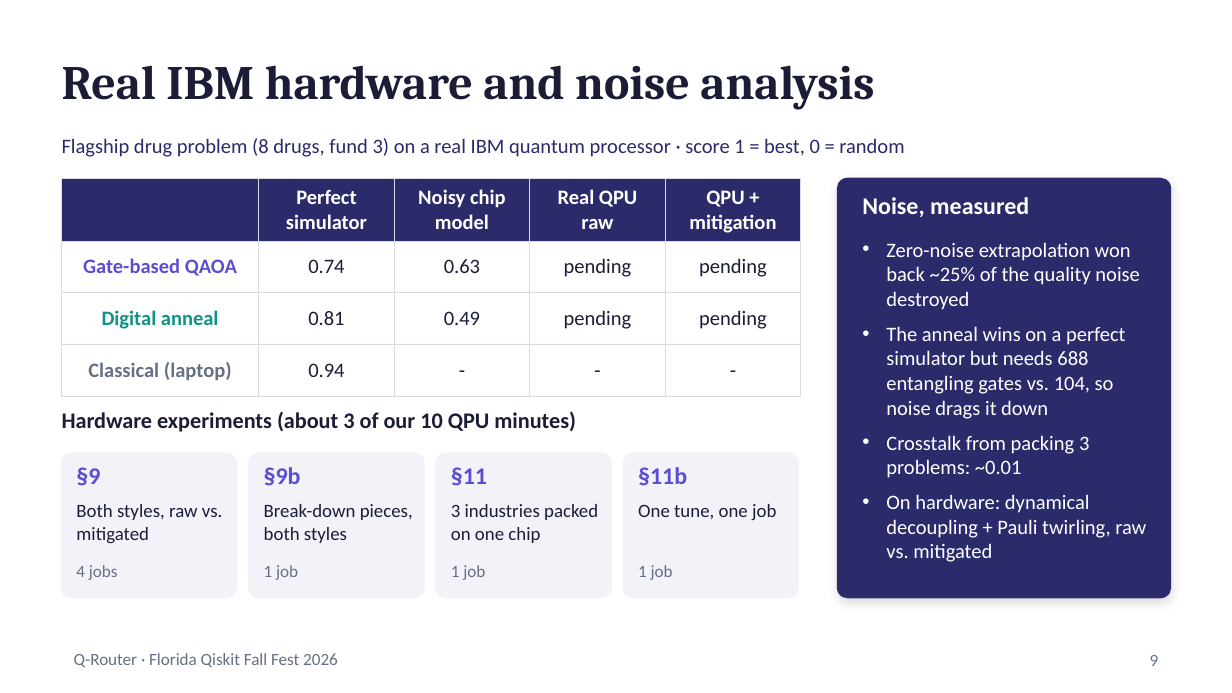
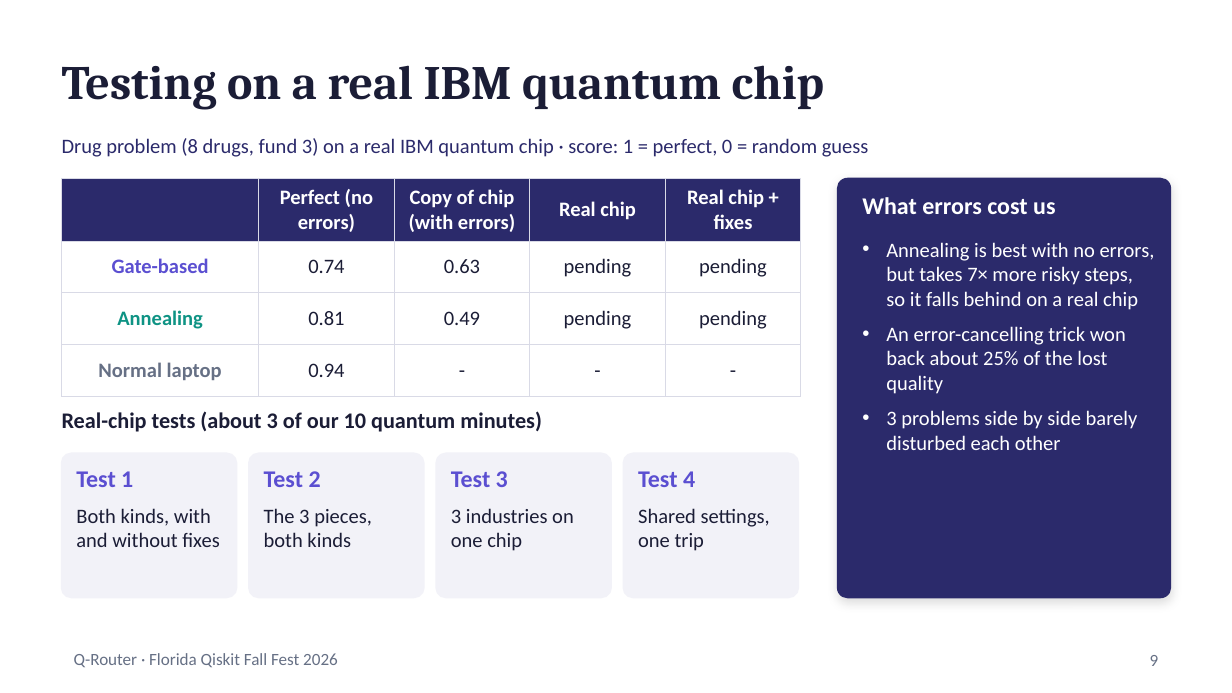
Before and after one commit to gurramn2025-cloud/q-router, a slide deck: slide 9 of slides/Q-Router_slides.pptx. Drawn at 1232x693 pixels with LibreOffice and Linux fonts; fonts in the diff are those of the drawing. Boxes give left, top, right and bottom in pixels: in the first picture for what was removed or moved away, otherwise in the second. Text is boxed around its words. In the diff, an @@ line names an element or a change of style, - is before the commit and + after.

```diff
--- a/slides/Q-Router_slides.pptx
+++ b/slides/Q-Router_slides.pptx
@@ title at [62, 65, 824, 109]: text changed @@
-Real IBM hardware and noise analysis
+Testing on a real IBM quantum chip
@@ text at [62, 138, 869, 157]: text changed @@
-Flagship drug problem (8 drugs, fund 3) on a real IBM quantum processor · score 1 = best, 0 = random
+Drug problem (8 drugs, fund 3) on a real IBM quantum chip · score: 1 = perfect, 0 = random guess
@@ table at [62, 179, 801, 384] @@
-row 1:  | Perfect simulator | Noisy chip model | Real QPU raw | QPU + mitigation
+row 1:  | Perfect (no errors) | Copy of chip (with errors) | Real chip | Real chip + fixes
-row 2, column 1: Gate-based QAOA
+row 2, column 1: Gate-based
-row 3, column 1: Digital anneal
+row 3, column 1: Annealing
-row 4, column 1: Classical (laptop)
+row 4, column 1: Normal laptop
@@ text at [862, 197, 1055, 214]: text changed @@
-Noise, measured
+What errors cost us
@@ text at [886, 242, 1155, 394]: text changed @@
-• Zero-noise extrapolation won back ~25% of the quality noise destroyed
-• The anneal wins on a perfect simulator but needs 688 entangling gates vs. 104, so noise drags it down
-• Crosstalk from packing 3 problems: ~0.01
-• On hardware: dynamical decoupling + Pauli twirling, raw vs. mitigated
+• Annealing is best with no errors, but takes 7× more risky steps, so it falls behind on a real chip
+• An error-cancelling trick won back about 25% of the lost quality
+• 3 problems side by side barely disturbed each other
@@ text at [62, 411, 542, 432]: text changed @@
-Hardware experiments (about 3 of our 10 QPU minutes)
+Real-chip tests (about 3 of our 10 quantum minutes)
@@ text removed at [76, 467, 100, 486] @@
-§9
@@ text added at [76, 471, 133, 487], 14 pt, text #5B4FD1, bold @@
+Test 1
@@ text removed at [264, 467, 301, 486] @@
-§9b
@@ text added at [264, 471, 321, 487], 14 pt, text #5B4FD1, bold @@
+Test 2
@@ text removed at [451, 467, 487, 486] @@
-§11
@@ text added at [451, 471, 508, 487], 14 pt, text #5B4FD1, bold @@
+Test 3
@@ text removed at [638, 467, 687, 486] @@
-§11b
@@ text added at [638, 471, 695, 487], 14 pt, text #5B4FD1, bold @@
+Test 4
@@ text removed at [76, 504, 223, 544] @@
-Both styles, raw vs. mitigated
@@ text added at [76, 508, 219, 547], 12 pt, text #1B1D36 @@
+Both kinds, with and without fixes
@@ text at [264, 508, 372, 547]: text changed; size 11 to 12 pt @@
-Break-down pieces, both styles
+The 3 pieces, both kinds
@@ text at [451, 508, 574, 551]: text changed; size 11 to 12 pt @@
-3 industries packed on one chip
+3 industries on one chip
@@ text at [638, 508, 770, 551]: text changed; size 11 to 12 pt @@
-One tune, one job
+Shared settings, one trip
@@ text removed at [76, 565, 118, 580] @@
-4 jobs
@@ text removed at [264, 565, 298, 580] @@
-1 job
@@ text removed at [451, 565, 485, 580] @@
-1 job
@@ text removed at [638, 565, 673, 580] @@
-1 job
```
Also in this commit, not shown: 9 other slides changed.
